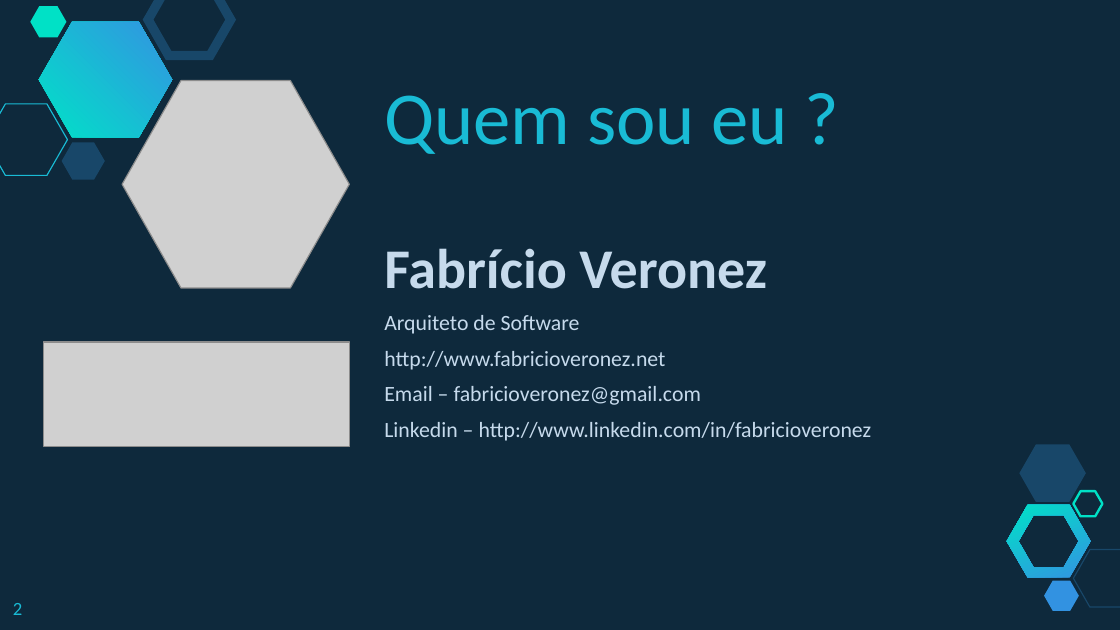
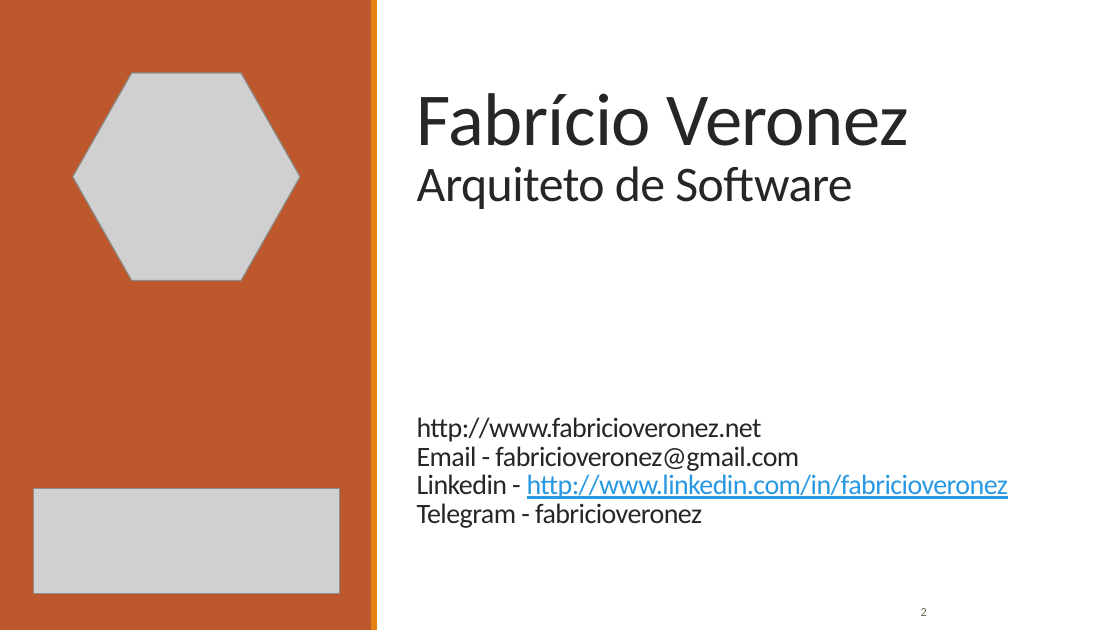
Before and after one commit to fabricioveronez/SignalR_Exemplos, a slide deck: slide 2 of docs/Apresentacao.pptx. Drawn at 1120x630 pixels with LibreOffice and Linux fonts; fonts in the diff are those of the drawing; grey boxes stand for pictures. Boxes give left, top, right and bottom in pixels: in the first picture for what was removed or moved away, otherwise in the second. Text is boxed around its words. In the diff, an @@ line names an element or a change of style, - is before the commit and + after.

```diff
--- a/docs/Apresentacao.pptx
+++ b/docs/Apresentacao.pptx
@@ background #0E293C to #FFFFFF @@
@@ rectangle added at (0, 0, 372, 629), fill #BD582C @@
@@ hexagon removed at (30, 6, 66, 37) @@
@@ freeform shape removed at (38, 22, 171, 138) @@
@@ hexagon removed at (148, 0, 231, 56) @@
@@ rectangle added at (371, 0, 376, 629), fill #E48312 @@
@@ picture: place and size @@
-picture at (122, 81, 349, 288)
+picture at (73, 73, 300, 280)
@@ text "Fabrício Veronez": place and size @@
-text "Fabrício Veronez" at (384, 248, 872, 441)
+text "Fabrício Veronez" at (417, 93, 909, 209)
@@ text "Fabrício Veronez" at (417, 93, 909, 209): size 36 to 48 pt, bold off in "Fabrício Veronez"; text colour #C6DAEC to #262626, letter spacing 0 to -0.4 pt; size 14 to 32 pt in "Arquiteto de Software"; line spacing 1 to 0.85; less space between paragraphs @@
@@ hexagon removed at (0, 104, 67, 176) @@
@@ title removed at (384, 95, 788, 154) @@
-Quem sou eu ?
@@ hexagon removed at (62, 142, 105, 179) @@
@@ text at (384, 351, 872, 441): paragraphs removed @@
-http://www.fabricioveronez.net
-Email – fabricioveronez@gmail.com
-Linkedin – http://www.linkedin.com/in/fabricioveronez
@@ text added at (417, 417, 1008, 528), 18 pt, text #262626 @@
+http://www.fabricioveronez.net
+Email - fabricioveronez@gmail.com
+Linkedin - http://www.linkedin.com/in/fabricioveronez
+Telegram - fabricioveronez
@@ hexagon removed at (1019, 445, 1085, 502) @@
@@ picture: place and size @@
-picture at (44, 342, 349, 446)
+picture at (34, 488, 339, 592)
@@ freeform shape removed at (1007, 505, 1091, 578) @@
@@ hexagon removed at (1073, 492, 1102, 517) @@
@@ hexagon removed at (1073, 550, 1120, 607) @@
@@ page number: place and size @@
-page number at (13, 603, 22, 615)
+page number at (921, 608, 927, 616)
@@ page number at (921, 608, 927, 616): size 12 to 7.9 pt, text colour #19BBD5 to #637052 @@
@@ hexagon removed at (1044, 580, 1079, 610) @@
```
Also in this commit, not shown: 11 other slides changed, 8 slides added, 7 slides removed.
